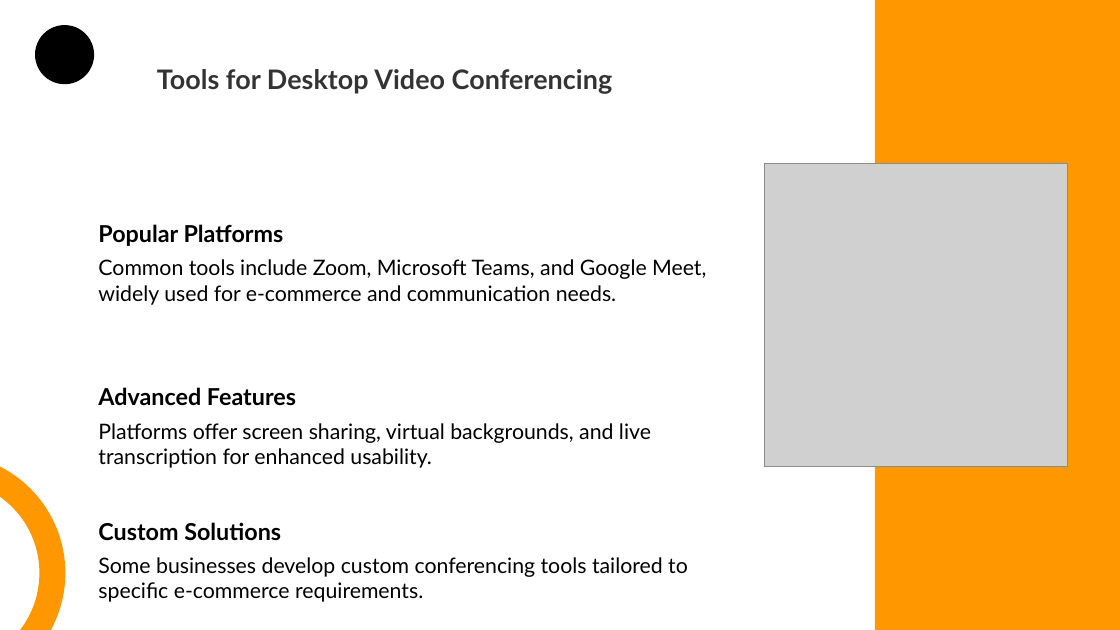
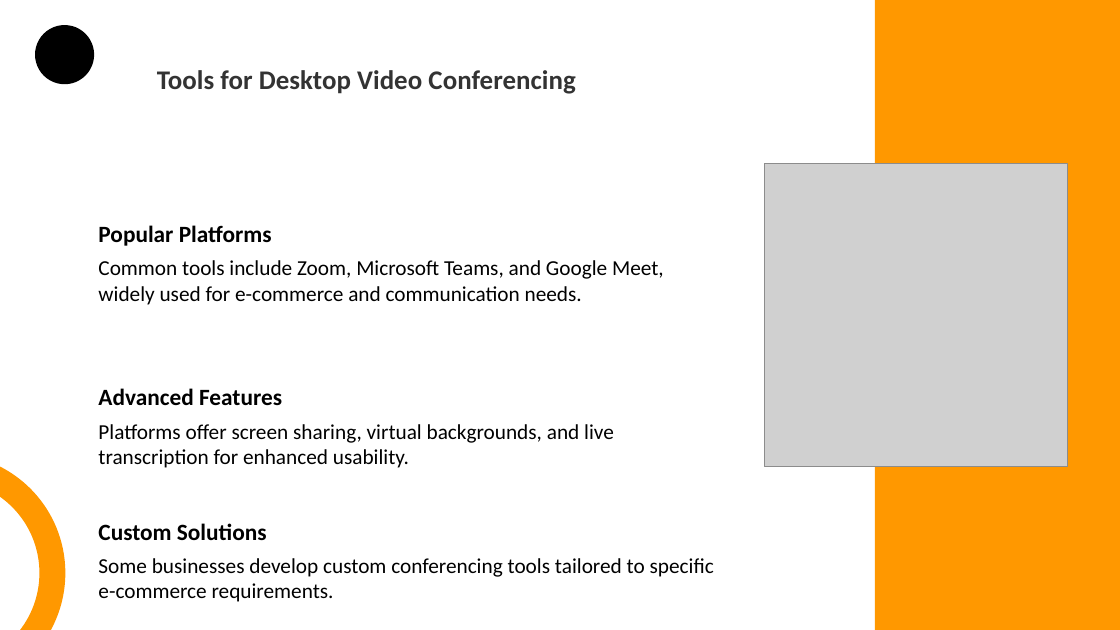
Before and after one commit to TejasDotExe/ecommerce, a slide deck: slide 9 of Multimedia Content in E-commerce.pptx. Drawn at 1120x630 pixels with LibreOffice and Linux fonts; fonts in the diff are those of the drawing; grey boxes stand for pictures. Boxes give left, top, right and bottom in pixels: in the first picture for what was removed or moved away, otherwise in the second. Text is boxed around its words. In the diff, an @@ line names an element or a change of style, - is before the commit and + after.

```diff
--- a/Multimedia Content in E-commerce.pptx
+++ b/Multimedia Content in E-commerce.pptx
@@ font Lato to Calibri in 7 elements at [157,70,575,94], [98,225,272,246], [98,260,664,305], [98,388,282,405], [98,424,614,468], [98,523,267,540], [98,558,714,602] @@
```
Also in this commit, not shown: 15 other slides changed.
